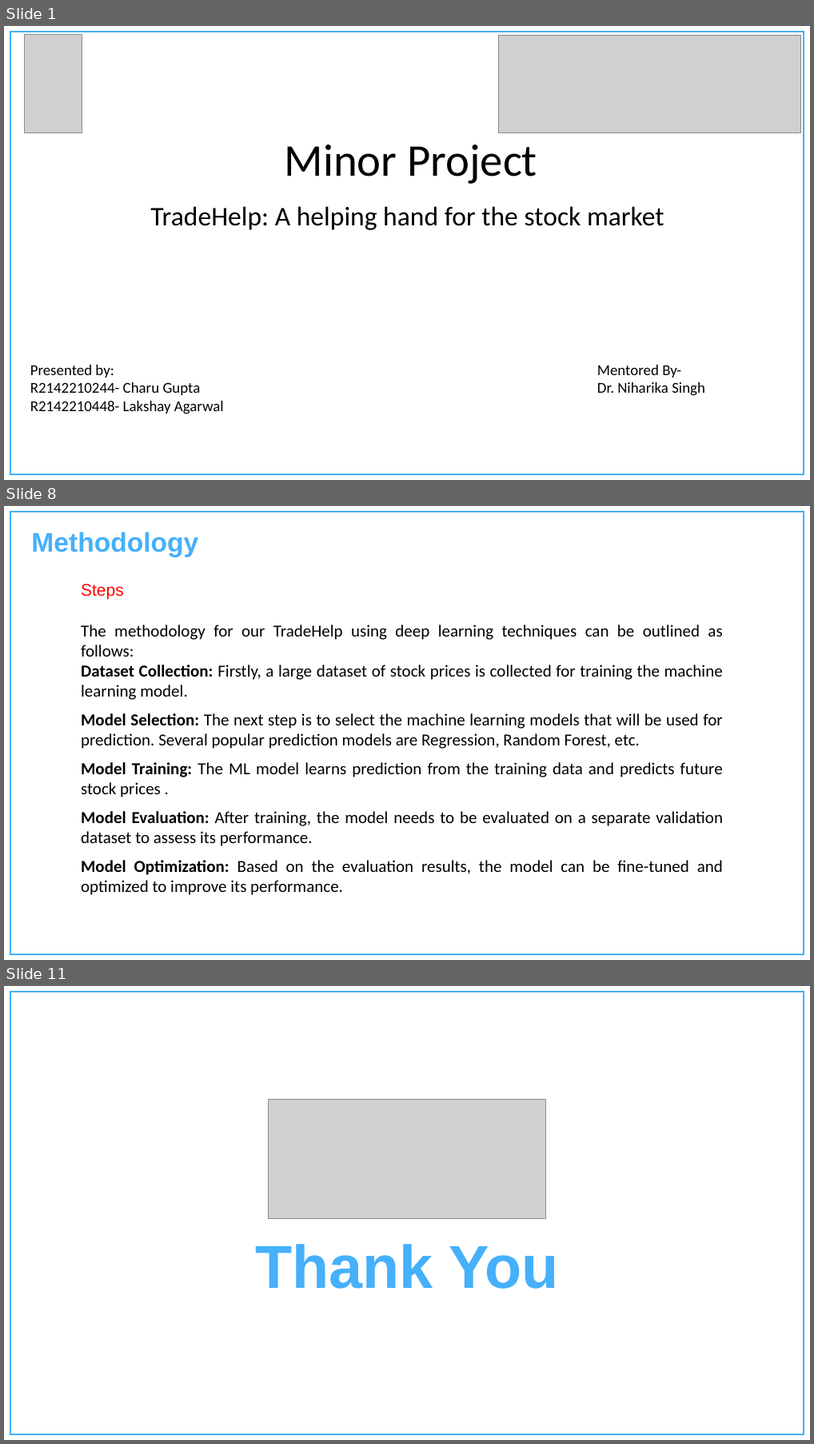
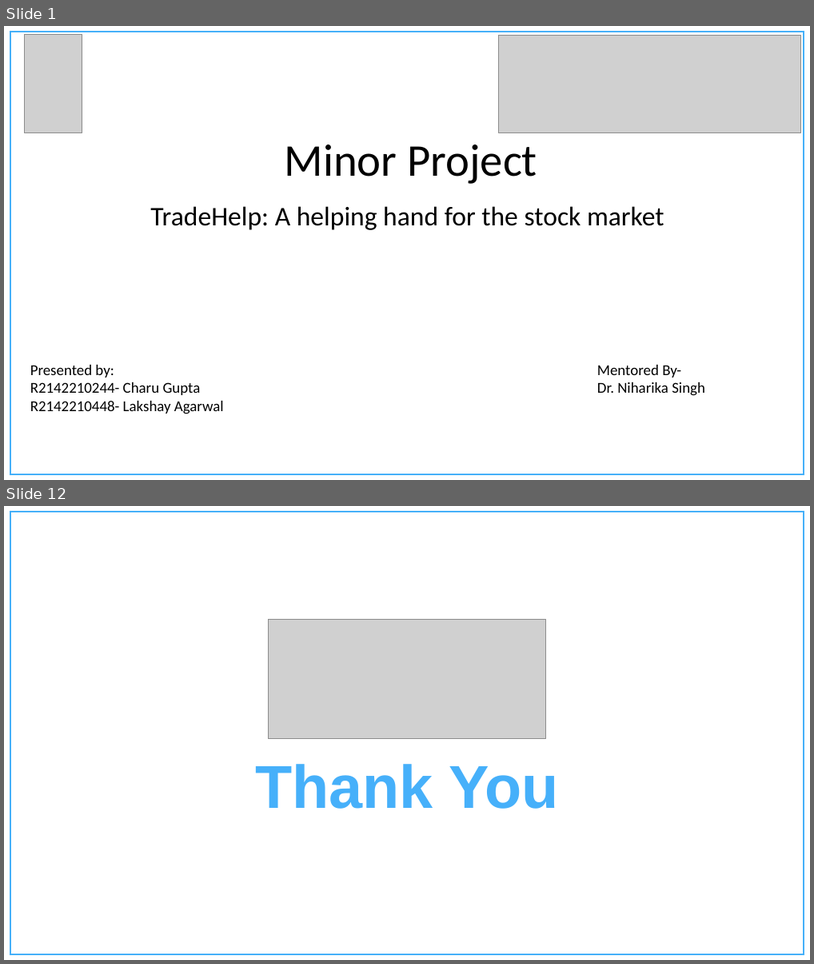
Before and after one commit to Charu-2718/TradeHelp, a slide deck: Documentation/1st presentation.pptx. Shown one above the other, each under a label of ours: slides 1, 8 and 11 before the commit, slides 1 and 12 after it; the slides between them are not shown. The pictures are 814x1444 and 814x964 pixels, drawn with LibreOffice and Linux fonts; fonts in the diff are those of the drawing; grey boxes stand for pictures; background and template pictures are left out. Boxes give left, top, right and bottom in pixels: in the first picture for what was removed or moved away, otherwise in the second. Text is boxed around its words. In the diff, an @@ line names an element or a change of style, - is before the commit and + after.

```diff
--- a/Documentation/1st presentation.pptx
+++ b/Documentation/1st presentation.pptx
@@ slide 8 removed at [4,506,810,960], background #FFFFFF; not listed: 1 template element that a slide beside it also shows @@
@@ text removed at [31,532,198,557] @@
-Methodology
@@ text removed at [81,584,723,895] @@
-Steps
-The methodology for our TradeHelp using deep learning techniques can be outlined as follows:
-Dataset Collection: Firstly, a large dataset of stock prices is collected for training the machine learning model.
-Model Selection: The next step is to select the machine learning models that will be used for prediction. Several popular prediction models are Regression, Random Forest, etc.
-Model Training: The ML model learns prediction from the training data and predicts future stock prices .
-Model Evaluation: After training, the model needs to be evaluated on a separate validation dataset to assess its performance.
-Model Optimization: Based on the evaluation results, the model can be fine-tuned and optimized to improve its performance.
@@ what was slide 11 is now slide 12 @@
```
Also in this commit, not shown: 6 slides changed, 4 slides added, 2 other slides removed.
